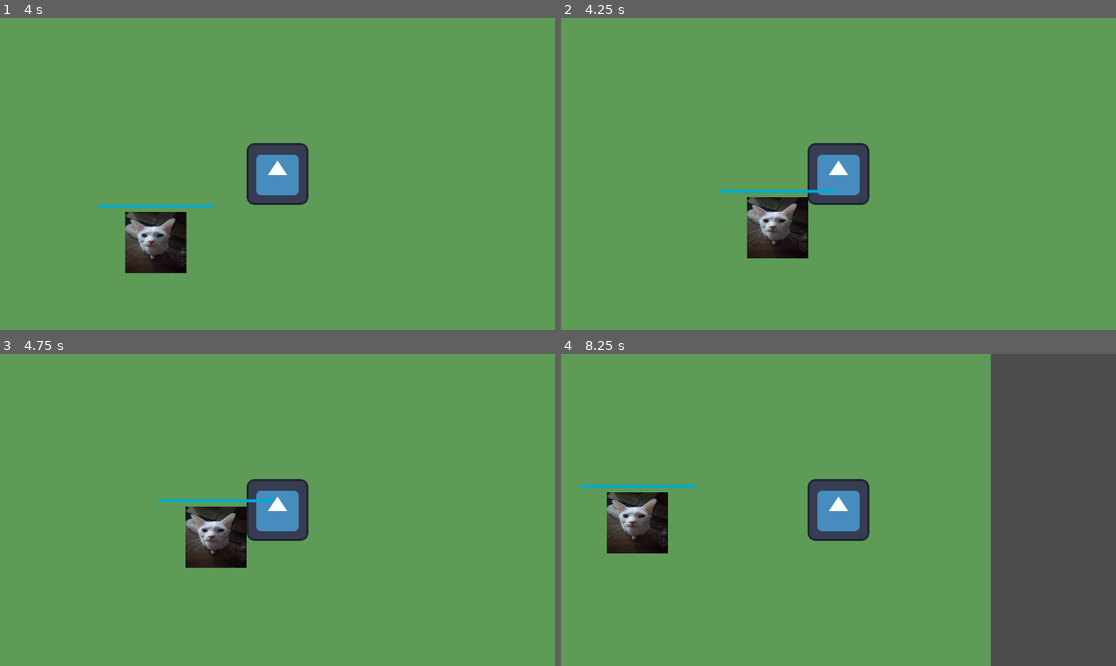
Above: before the commit, frames 1-4 (two rows, left to right).
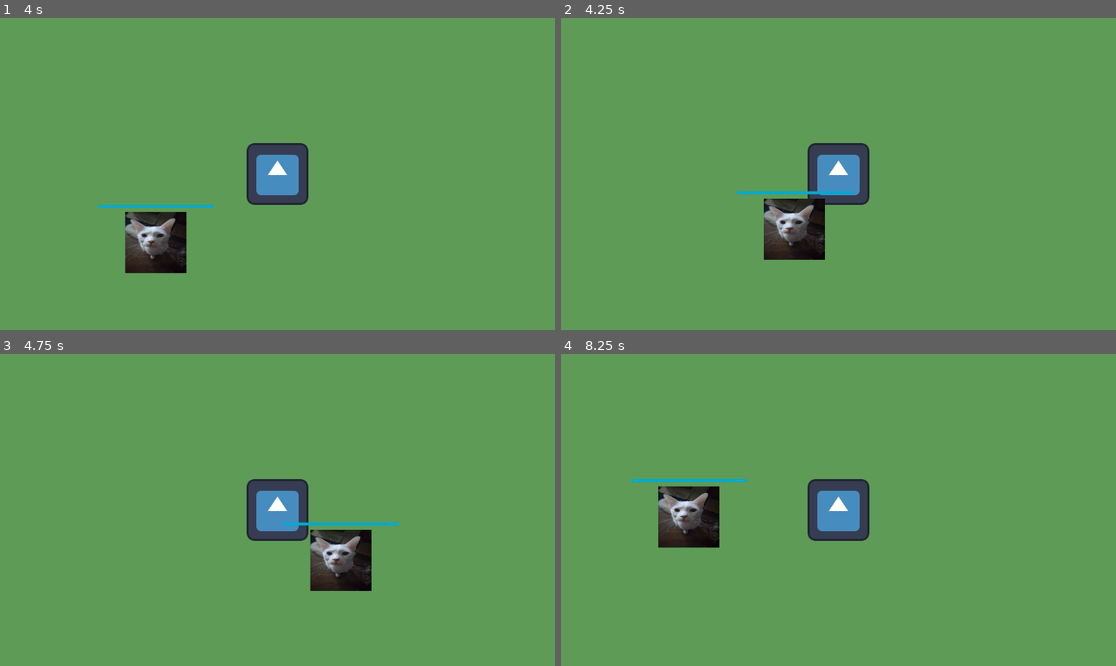
Above: after the commit, the same moments.

Repository: CupChad/SurvivorLike
Game: Godot game, scene res://Scenes/main.tscn
The game is run twice, just before and just after one commit, with the same random seed, the same clock (stepped at 60 frames per second) and the same inputs. The engine's default icon, where the game draws it, is replaced by a stand-in: a white triangle on a blue panel in a dark square.
Inputs:
- Up to frame 1 (4 s): hold D (move_right) 0.53-1.28 s; hold S (move_down) 1.28-2.03 s; hold D (move_right) 2.03-2.78 s; hold W (move_up) 2.78-3.53 s; hold A (move_left) from 3.53 s (still down)
- Up to frame 2 (4.25 s): keep holding A (move_left)
- Up to frame 3 (4.75 s): keep holding A (move_left)
- Up to frame 4 (8.25 s): release A (move_left) at 5.03 s; hold S (move_down) 5.03-5.78 s; hold D (move_right) 5.78-6.53 s; hold W (move_up) 6.53-7.28 s; hold D (move_right) 7.28-8.03 s; hold S (move_down) from 8.03 s (still down)

Frame 1 is identical in both runs. In frame 2, 2.5% of the frame differs, in the area x 28-53%, y 55-78%; in frame 3, 4.8%; in frame 4, 27%, in the area x 3-100%, y 0-100%.

Commit message:
Update enemy_1.tscn

Diff:
--- a/Scenes/enemy_1.tscn
+++ b/Scenes/enemy_1.tscn
@@ -4,8 +4,8 @@
 [ext_resource type="Script" path="res://Scripts/enemyMovement.gd" id="1_qbo5s"]
 [ext_resource type="PackedScene" uid="uid://cumctu3v8fpdt" path="res://Scenes/Healthbar.tscn" id="3_l6t2o"]
 
-[sub_resource type="RectangleShape2D" id="RectangleShape2D_wjb4a"]
-size = Vector2(128, 128)
+[sub_resource type="CircleShape2D" id="CircleShape2D_ke2u1"]
+radius = 62.0
 
 [node name="Enemy1" type="CharacterBody2D"]
 script = ExtResource("1_qbo5s")
@@ -18,7 +18,7 @@
 texture = ExtResource("1_evv8d")
 
 [node name="CollisionShape2D" type="CollisionShape2D" parent="."]
-shape = SubResource("RectangleShape2D_wjb4a")
+shape = SubResource("CircleShape2D_ke2u1")
 
 [node name="Healthbar" parent="." instance=ExtResource("3_l6t2o")]
 anchors_preset = 5
